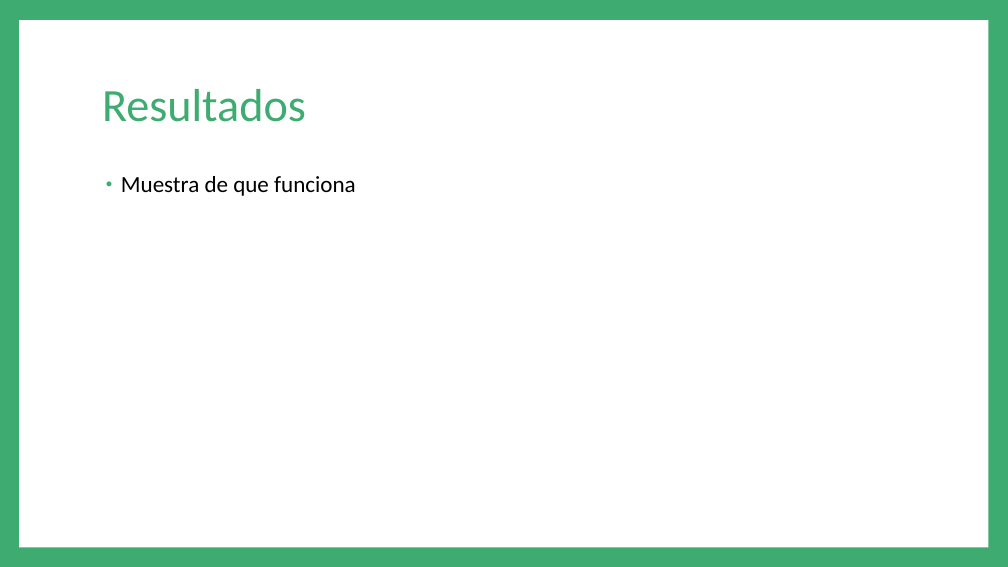
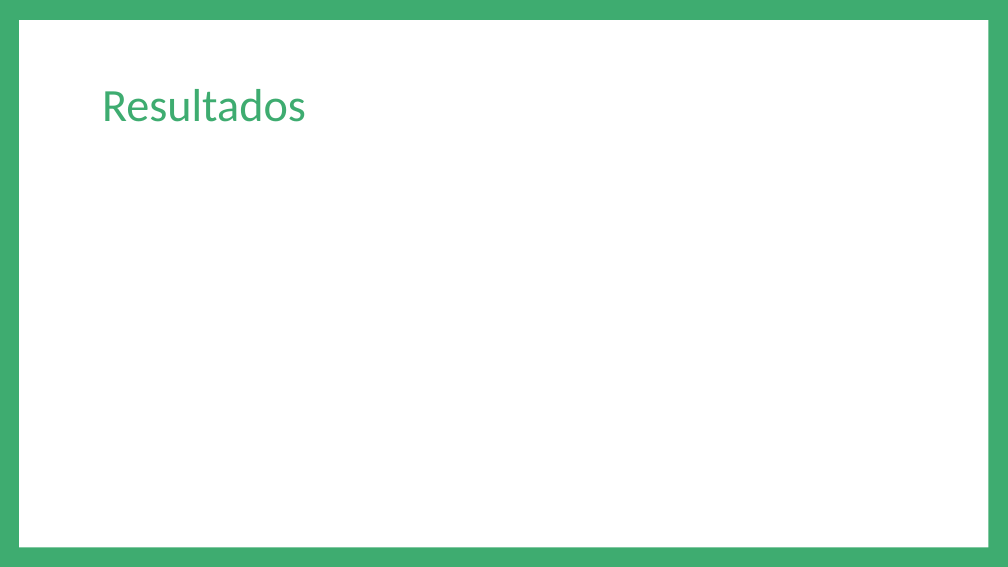
Before and after one commit to andreav13/Proyecto2, a slide deck: slide 11 of Presentación.pptx. Drawn at 1008x567 pixels with LibreOffice and Linux fonts; fonts in the diff are those of the drawing. Boxes give left, top, right and bottom in pixels: in the first picture for what was removed or moved away, otherwise in the second. Text is boxed around its words. In the diff, an @@ line names an element or a change of style, - is before the commit and + after.

```diff
--- a/Presentación.pptx
+++ b/Presentación.pptx
@@ text removed at (x1=121, y1=176, x2=356, y2=196) @@
-• Muestra de que funciona
```
Also in this commit, not shown: 7 other slides changed, 3 slides added, 3 slides removed.
